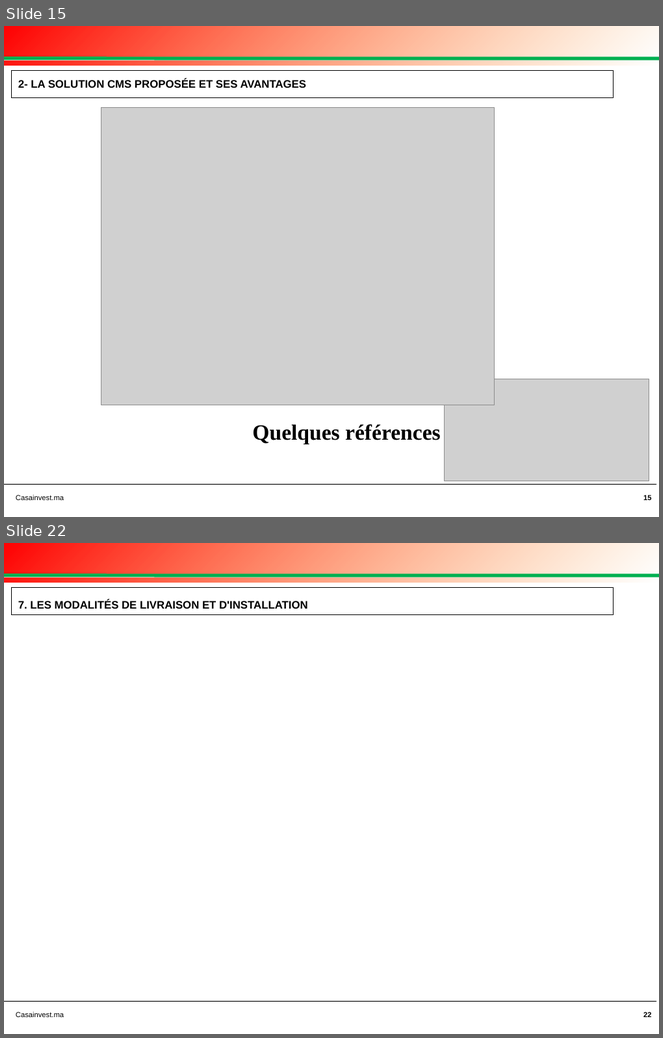
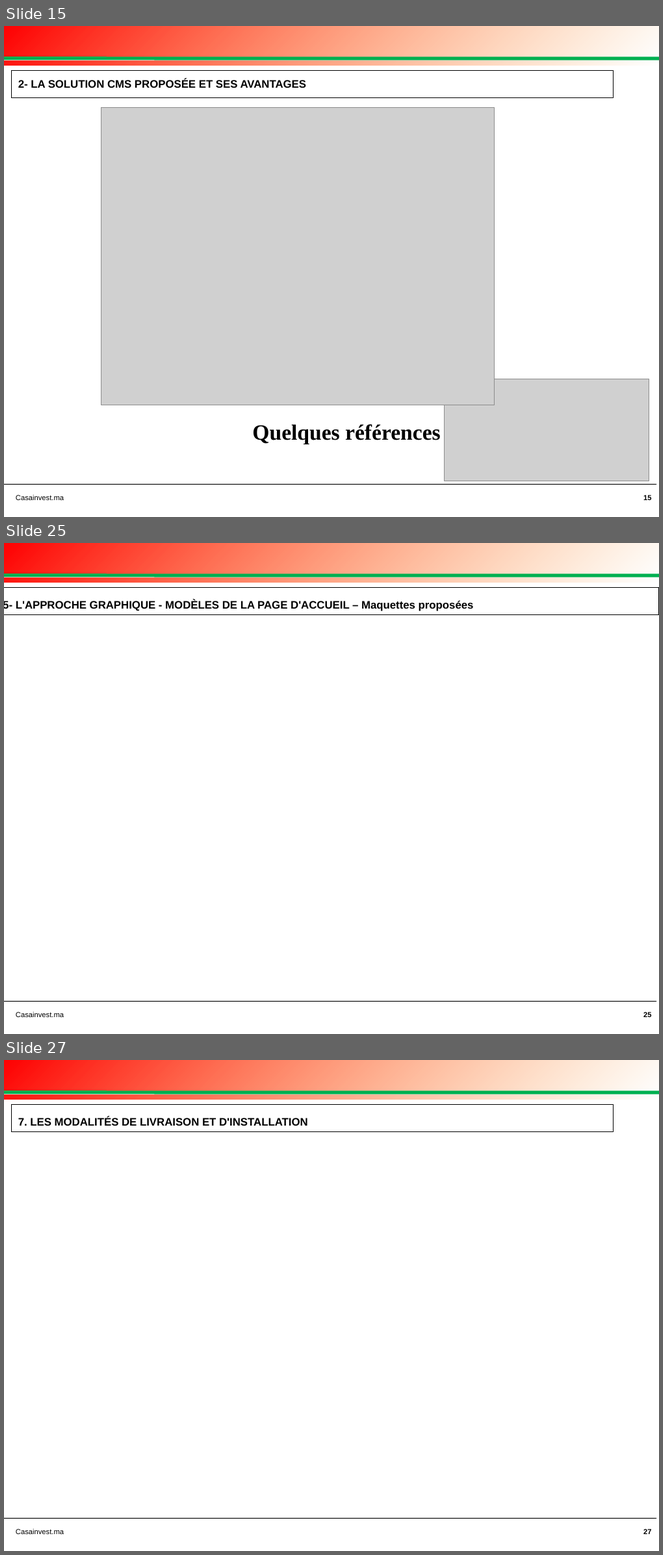
Before and after one commit to achafak/casainvest, a slide deck: DOSSIER TECHNIQUE AO CRI.pptx. Shown one above the other, each under a label of ours: slides 15 and 22 before the commit, slides 15, 25 and 27 after it; the slides between them are not shown. The pictures are 663x1038 and 663x1555 pixels, drawn with LibreOffice and Linux fonts; fonts in the diff are those of the drawing; grey boxes stand for pictures; background and template pictures are left out. Boxes give left, top, right and bottom in pixels: in the first picture for what was removed or moved away, otherwise in the second. Text is boxed around its words. In the diff, an @@ line names an element or a change of style, - is before the commit and + after.

```diff
--- a/DOSSIER TECHNIQUE AO CRI.pptx
+++ b/DOSSIER TECHNIQUE AO CRI.pptx
@@ slide 25 added at (4,543,659,1034), background #FFFFFF; not listed: 5 template elements that a slide beside it also shows @@
@@ rectangle added at (4,588,659,615), fill #FFFFFF at 50% opacity, outline #000000 0.75 pt, 12 pt, text #000000, bold @@
+5- L'APPROCHE GRAPHIQUE - MODÈLES DE LA PAGE D'ACCUEIL – Maquettes proposées
@@ page number added at (644,1012,651,1019), 8 pt, text #000000 @@
+25
@@ what was slide 22 is now slide 27 @@
@@ page number at (644,1529,651,1534): text changed @@
-22
+27
```
Also in this commit, not shown: 14 slides changed, 4 other slides added, 20 slides removed, 28 other files.
